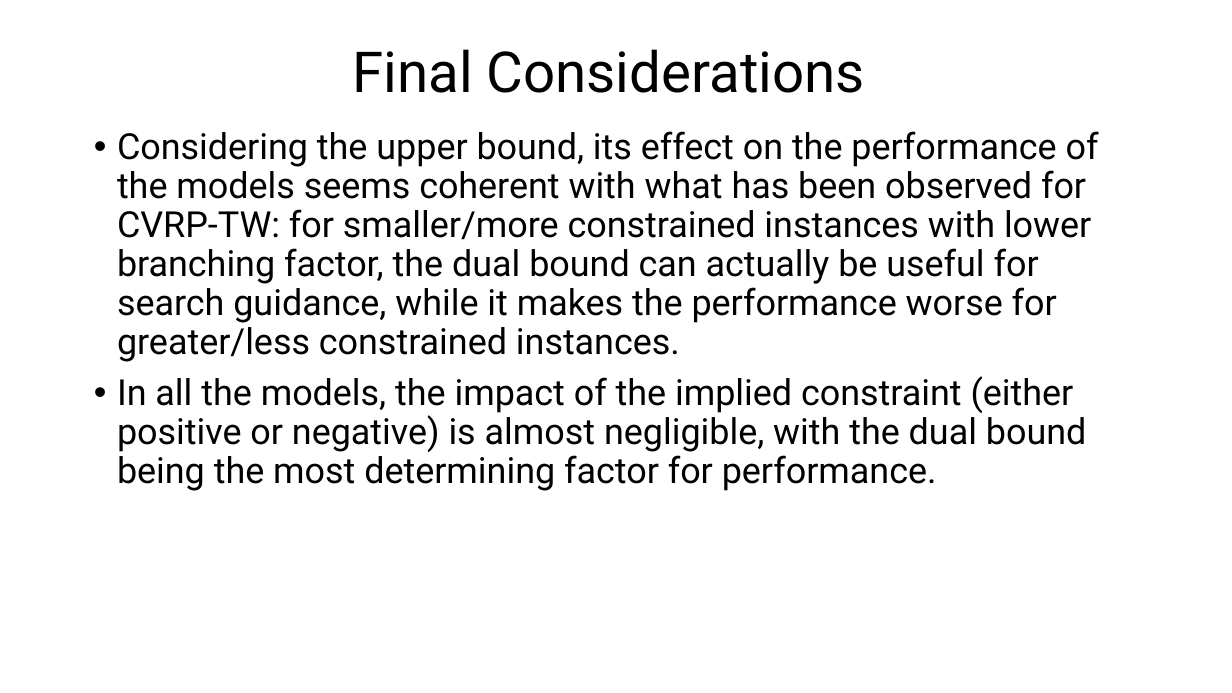
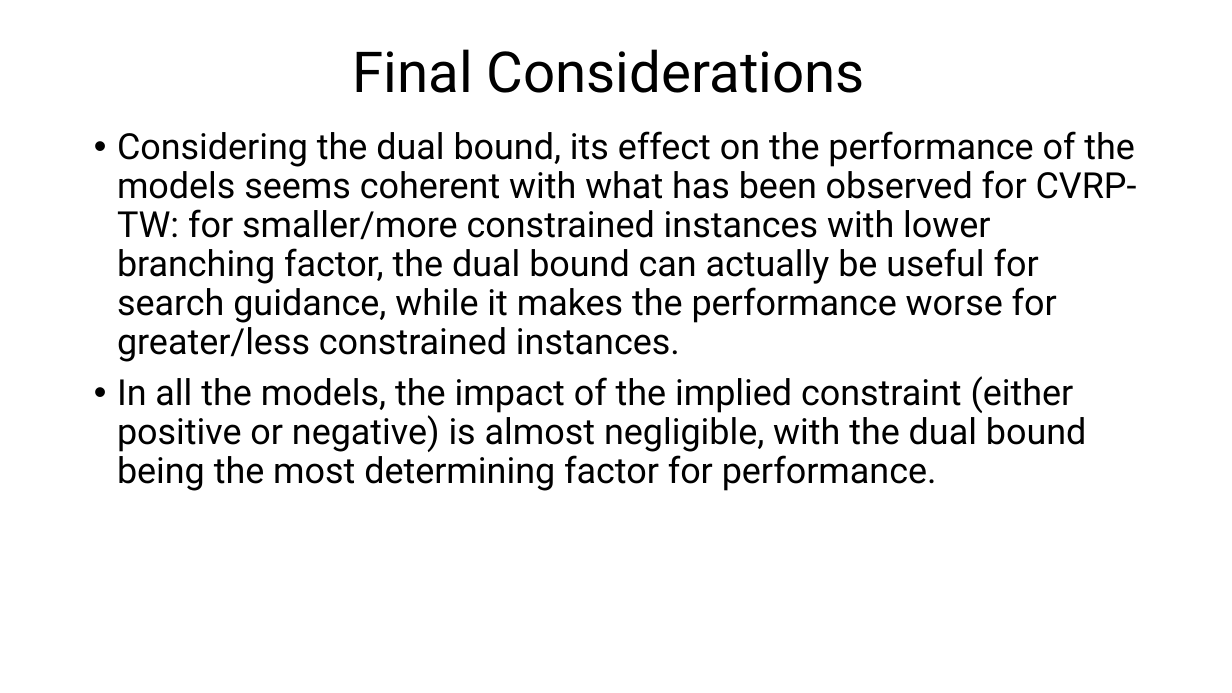
Before and after one commit to FabioGiordana/DIDP-On-Routing-Problems, a slide deck: slide 39 of mmcvrp/VrpSets/MM-CVRP-v2.pptx. Drawn at 1232x693 pixels with LibreOffice and Linux fonts; fonts in the diff are those of the drawing. Boxes give left, top, right and bottom in pixels: in the first picture for what was removed or moved away, otherwise in the second. Text is boxed around its words. In the diff, an @@ line names an element or a change of style, - is before the commit and + after.

```diff
--- a/mmcvrp/VrpSets/MM-CVRP-v2.pptx
+++ b/mmcvrp/VrpSets/MM-CVRP-v2.pptx
@@ text at [117,131,1137,362]: text changed @@
-• Considering the upper bound, its effect on the performance of the models seems coherent with what has been observed for CVRP-TW: for smaller/more constrained instances with lower branching factor, the dual bound can actually be useful for search guidance, while it makes the performance worse for greater/less constrained instances.
+• Considering the dual bound, its effect on the performance of the models seems coherent with what has been observed for CVRP-TW: for smaller/more constrained instances with lower branching factor, the dual bound can actually be useful for search guidance, while it makes the performance worse for greater/less constrained instances.
```
Also in this commit, not shown: 4 other slides changed.
